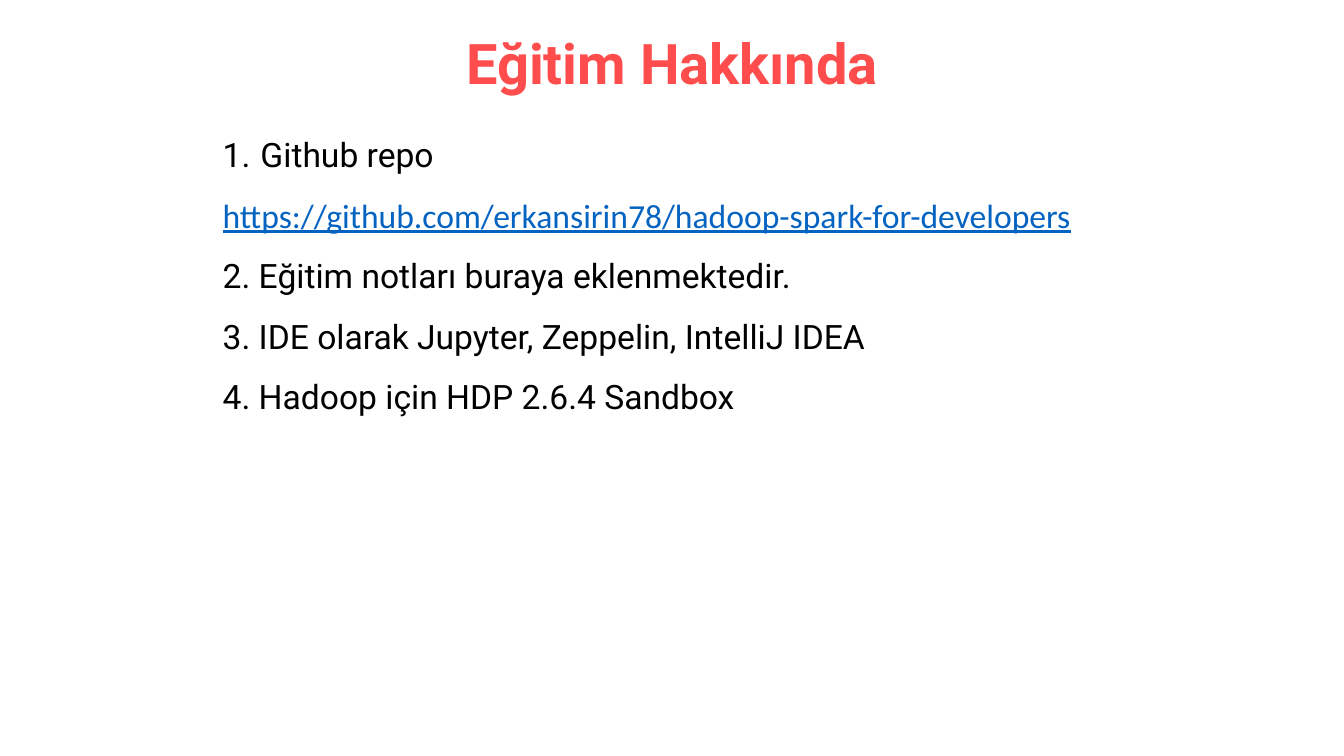
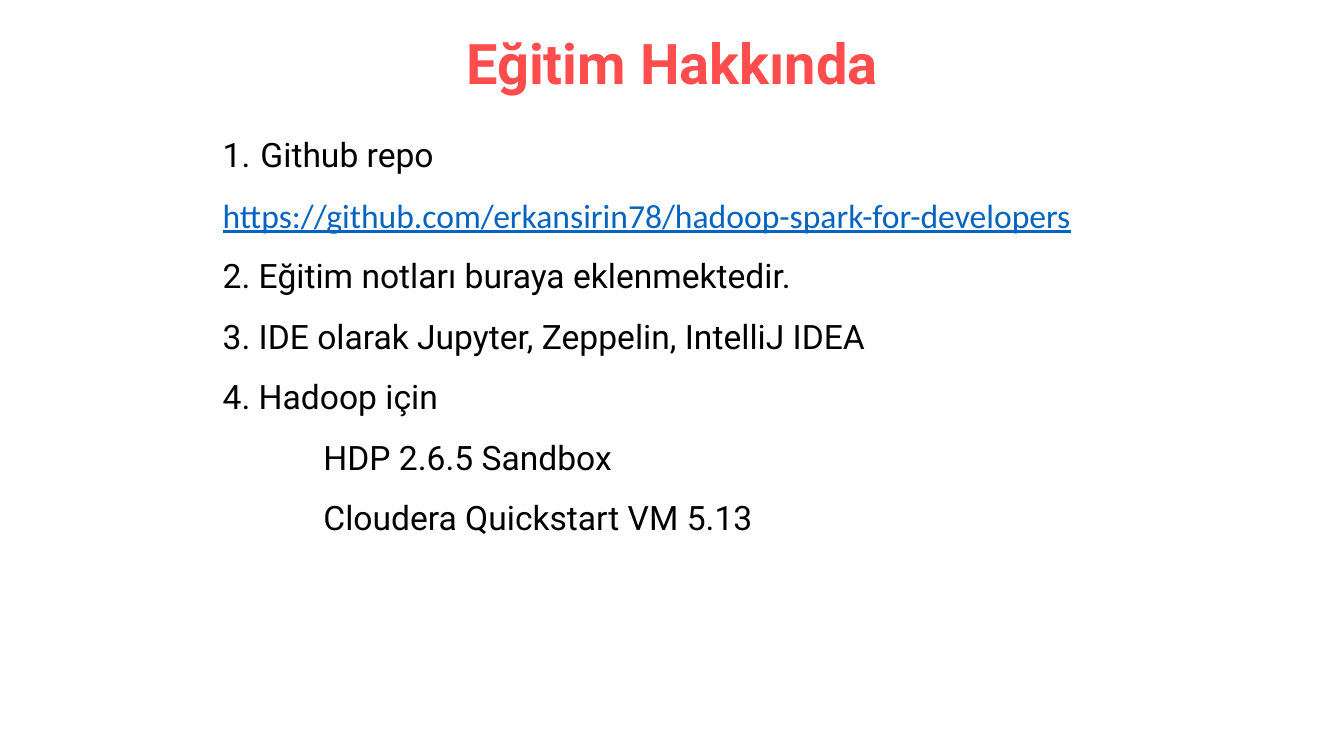
Before and after one commit to erkansirin78/hadoop-spark-for-developers, a slide deck: slide 7 of 00_acilis_hadoop-spark-for-developers.pptx (slide 4 before the commit). Drawn at 1344x756 pixels with LibreOffice and Linux fonts; fonts in the diff are those of the drawing. Boxes give left, top, right and bottom in pixels: in the first picture for what was removed or moved away, otherwise in the second. Text is boxed around its words. In the diff, an @@ line names an element or a change of style, - is before the commit and + after.

```diff
--- a/00_acilis_hadoop-spark-for-developers.pptx
+++ b/00_acilis_hadoop-spark-for-developers.pptx
@@ text at <box>223,383,753,534</box>: text changed @@
-4. Hadoop için HDP 2.6.4 Sandbox
+4. Hadoop için
+HDP 2.6.5 Sandbox
+Cloudera Quickstart VM 5.13
```
Also in this commit, not shown: 2 other slides changed, 3 slides added, 1 slide removed, 3 other files.
